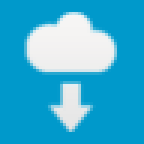
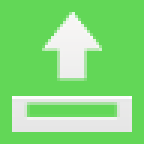
Two versions of the same layered image (144 x 144). Layer-by-layer changes:
removed layer "Pasted Layer #1" over [24, 12, 120, 132]
painted on "margin" over [0, 0, 144, 144]
showed "Pasted Layer", painted on it over [12, 12, 132, 135]
painted on "background" over [0, 0, 144, 144]
